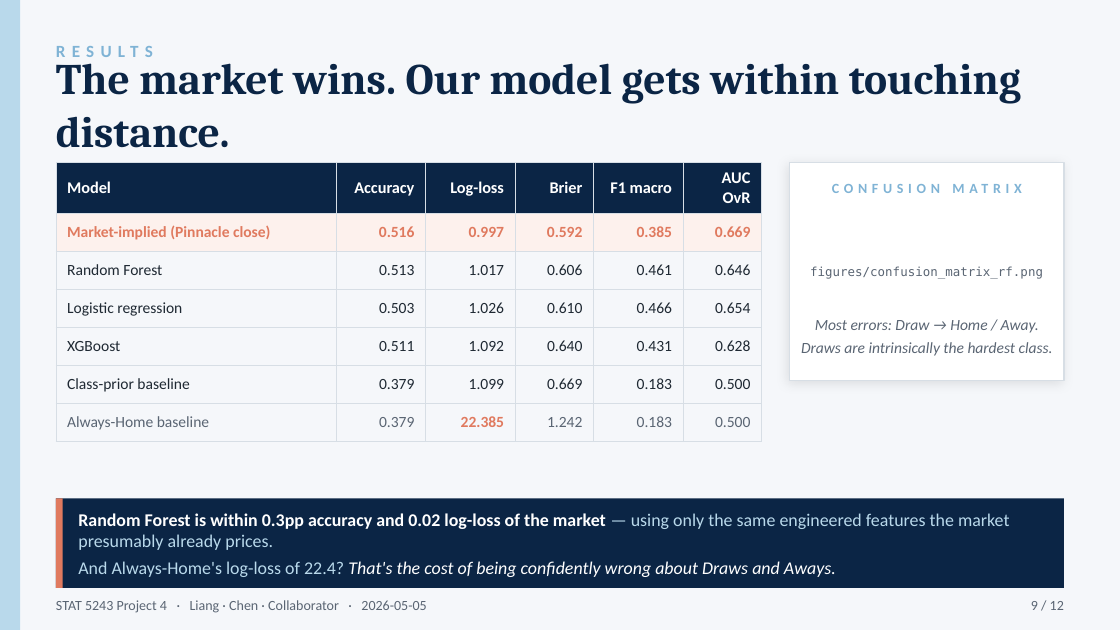
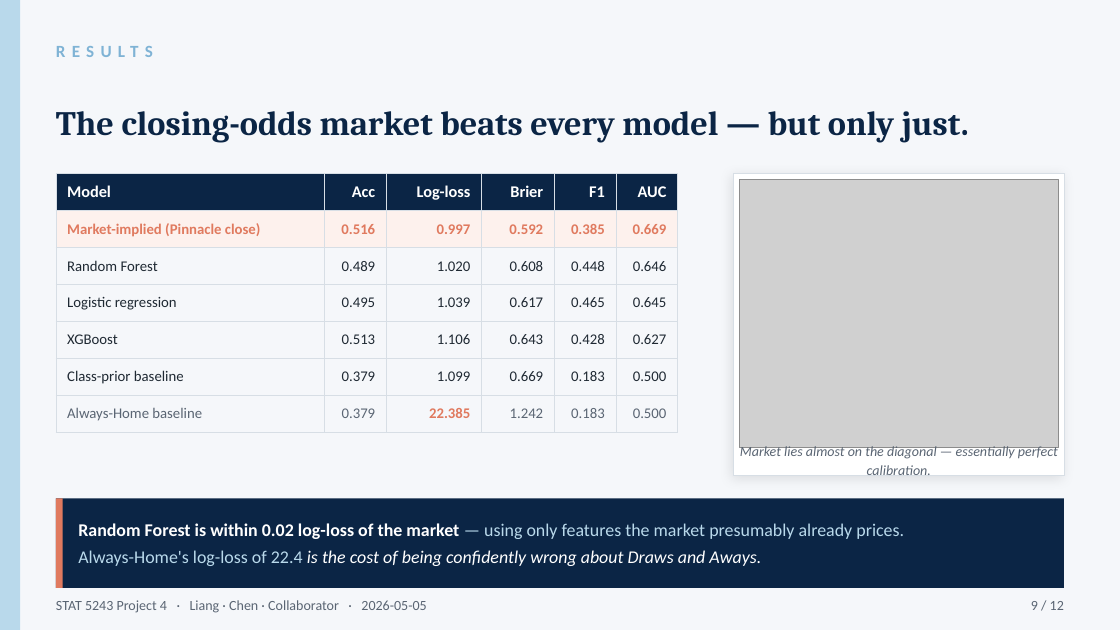
Before and after one commit to ZemingLiang/STAT5243-Project-4, a slide deck: slide 9 of slides/oral_10min.pptx. Drawn at 1120x630 pixels with LibreOffice and Linux fonts; fonts in the diff are those of the drawing; grey boxes stand for pictures. Boxes give left, top, right and bottom in pixels: in the first picture for what was removed or moved away, otherwise in the second. Text is boxed around its words. In the diff, an @@ line names an element or a change of style, - is before the commit and + after.

Commit message:
slides: upgrade to Advanced 25pt — embedded figures, sharpened titles, tightened pacing

```diff
--- a/slides/oral_10min.pptx
+++ b/slides/oral_10min.pptx
@@ text at bbox=[56, 111, 969, 142]: text changed; size 28 to 22 pt @@
-The market wins. Our model gets within touching distance.
+The closing-odds market beats every model — but only just.
@@ table at bbox=[56, 174, 678, 482] @@
-row 1: Model | Accuracy | Log-loss | Brier | F1 macro | AUC OvR
+row 1: Model | Acc | Log-loss | Brier | F1 | AUC
-row 3: Random Forest | 0.513 | 1.017 | 0.606 | 0.461 | 0.646
+row 3: Random Forest | 0.489 | 1.020 | 0.608 | 0.448 | 0.646
-row 4: Logistic regression | 0.503 | 1.026 | 0.610 | 0.466 | 0.654
+row 4: Logistic regression | 0.495 | 1.039 | 0.617 | 0.465 | 0.645
-row 5: XGBoost | 0.511 | 1.092 | 0.640 | 0.431 | 0.628
+row 5: XGBoost | 0.513 | 1.106 | 0.643 | 0.428 | 0.627
@@ size 10 to 9.5 pt in "Market-implied (Pinnacle close)", "0.516", "0.997", "0.592" and 18 more places @@
@@ table: place and size @@
-table at bbox=[56, 162, 762, 482]
+table at bbox=[56, 174, 678, 482]
@@ rectangle: place and size @@
-rectangle at bbox=[790, 162, 1064, 381]
+rectangle at bbox=[734, 174, 1064, 476]
@@ rectangle at bbox=[734, 174, 1064, 476]: outline #D7DEE5 0.75 pt to #D7DEE5 0.5 pt @@
@@ picture added at bbox=[739, 179, 1058, 448] @@
@@ text removed at bbox=[810, 266, 1043, 279] @@
-CONFUSION MATRIX
@@ text removed at bbox=[810, 266, 1043, 279] @@
-figures/confusion_matrix_rf.png
@@ text removed at bbox=[801, 320, 1053, 356] @@
-Most errors: Draw → Home / Away.
-Draws are intrinsically the hardest class.
@@ text added at bbox=[740, 446, 1058, 475], 9 pt, text #5A6573, italic @@
+Market lies almost on the diagonal — essentially perfect calibration.
@@ text at bbox=[78, 523, 904, 566]: text changed @@
-Random Forest is within 0.3pp accuracy and 0.02 log-loss of the market — using only the same engineered features the market presumably already prices.
-And Always-Home's log-loss of 22.4? That's the cost of being confidently wrong about Draws and Aways.
+Random Forest is within 0.02 log-loss of the market — using only features the market presumably already prices.
+Always-Home's log-loss of 22.4 is the cost of being confidently wrong about Draws and Aways.
```
Also in this commit, not shown: 11 other slides changed, 5 other files.
